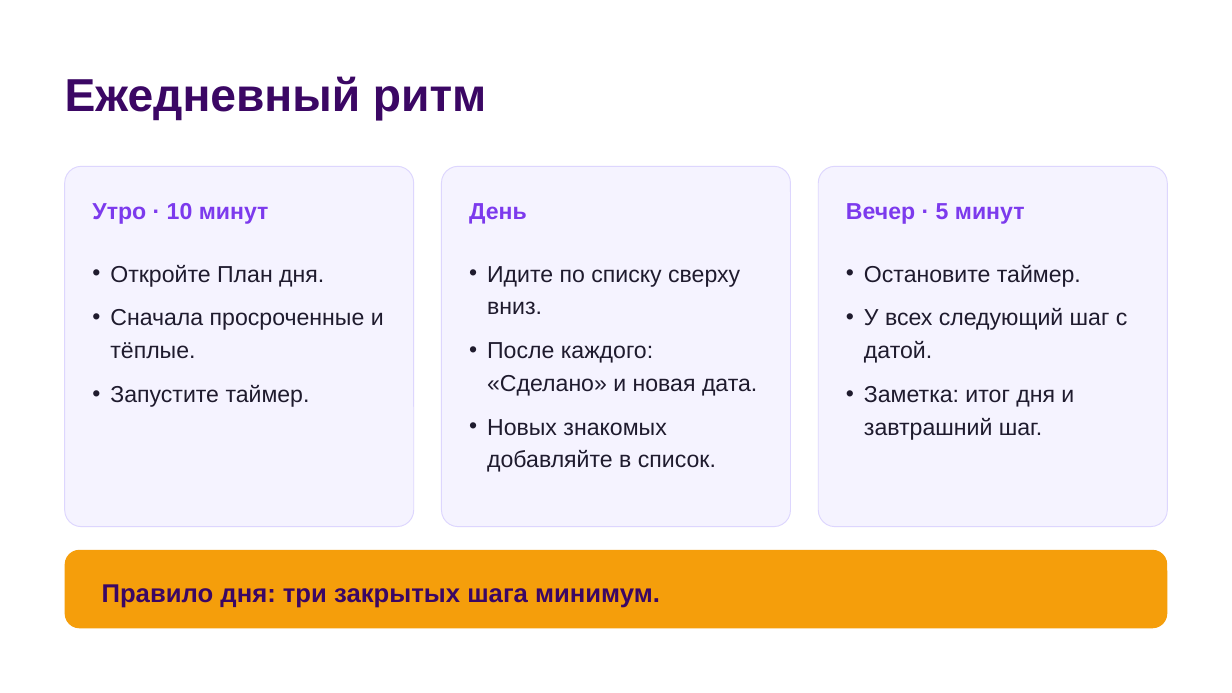
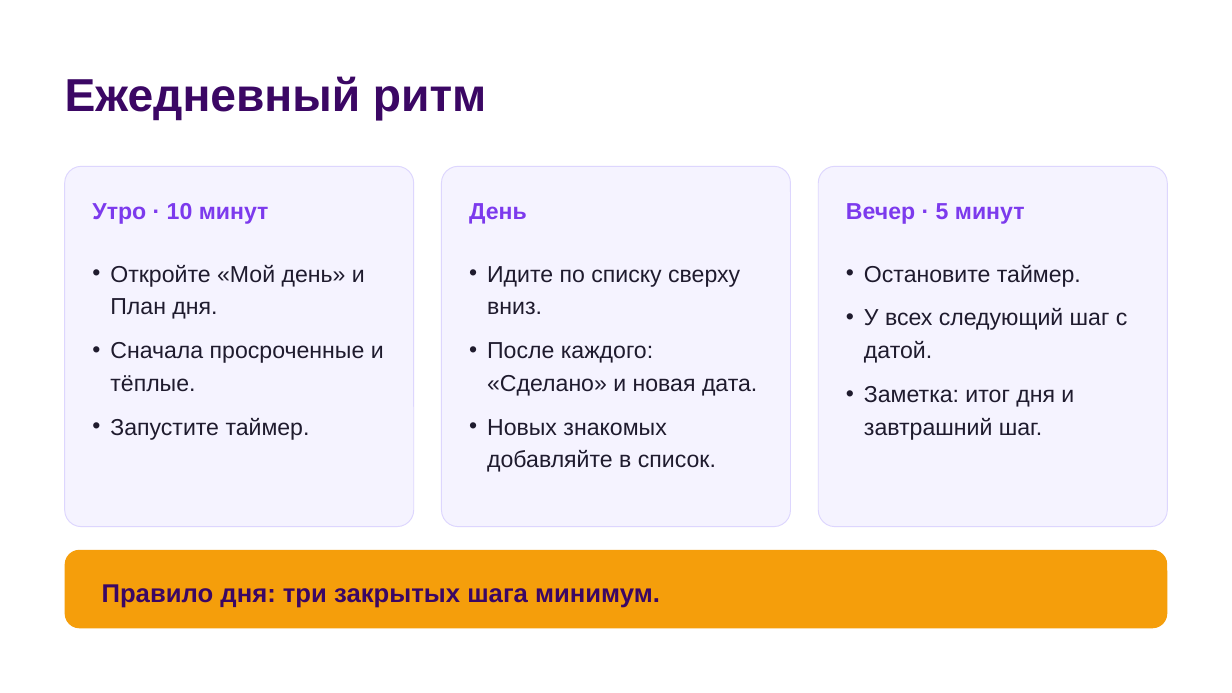
Before and after one commit to andreiyasinski89/Eagle-Control, a slide deck: slide 16 of public/guide/MeetOwl-presentation-ru.pptx (slide 13 before the commit). Drawn at 1232x693 pixels with LibreOffice and Linux fonts; fonts in the diff are those of the drawing. Boxes give left, top, right and bottom in pixels: in the first picture for what was removed or moved away, otherwise in the second. Text is boxed around its words. In the diff, an @@ line names an element or a change of style, - is before the commit and + after.

```diff
--- a/public/guide/MeetOwl-presentation-ru.pptx
+++ b/public/guide/MeetOwl-presentation-ru.pptx
@@ text at (110, 265, 365, 319): text changed @@
-• Откройте План дня.
+• Откройте «Мой день» и План дня.
```
Also in this commit, not shown: 5 other slides changed, 4 slides added, 14 other files.
